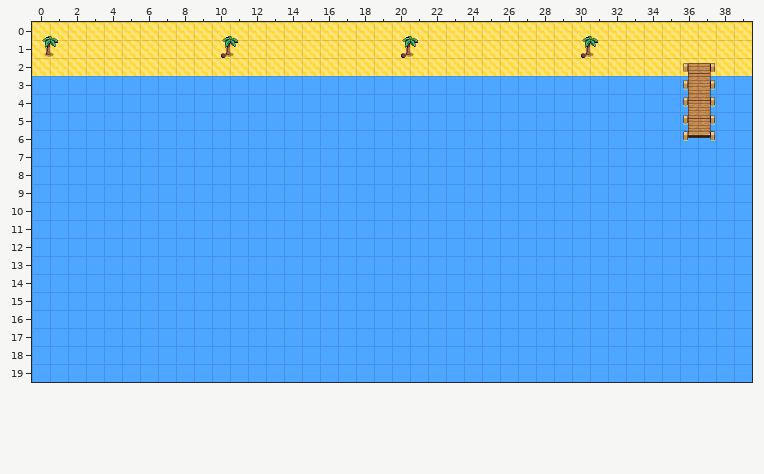
A Tiled map gets an edit: assets/maps/new-map.tmx. The picture above was drawn from the file before the commit.
Cells are 32x32 px. Shown: x 0..39, y 0..19.
After the commit:
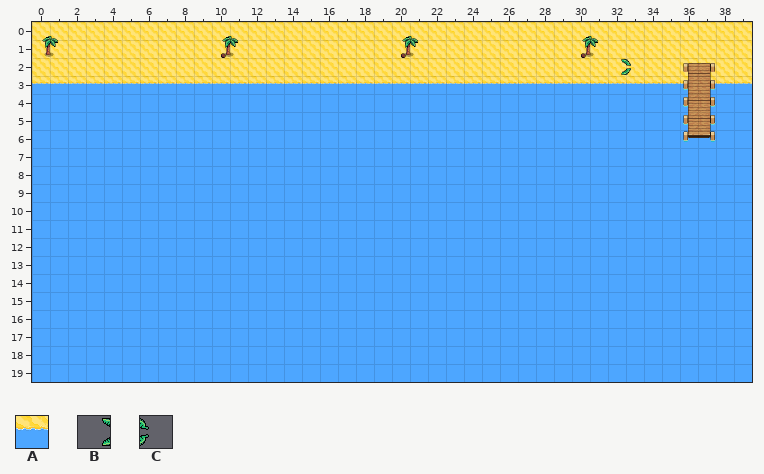
Key: from "new-sand-tile": A 9; from "palm_tree": B 10, C 11.
_ is an empty cell.
From old to new:
Layer "sand":
There is now tile A in row 3 at x 0 to 39.
Layer "objects":
There is now tile B in row 2 at x 32.
There is now tile C in row 2 at x 33.
Where, in picture pixels (left, top, right, bottom), the same in both pictures:
added: (32, 59, 752, 85)
